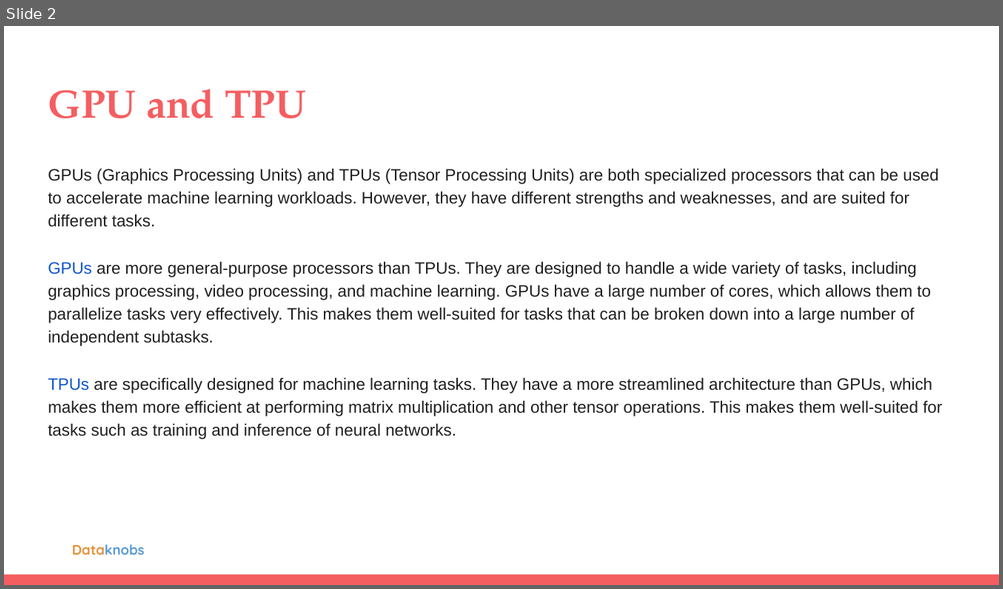
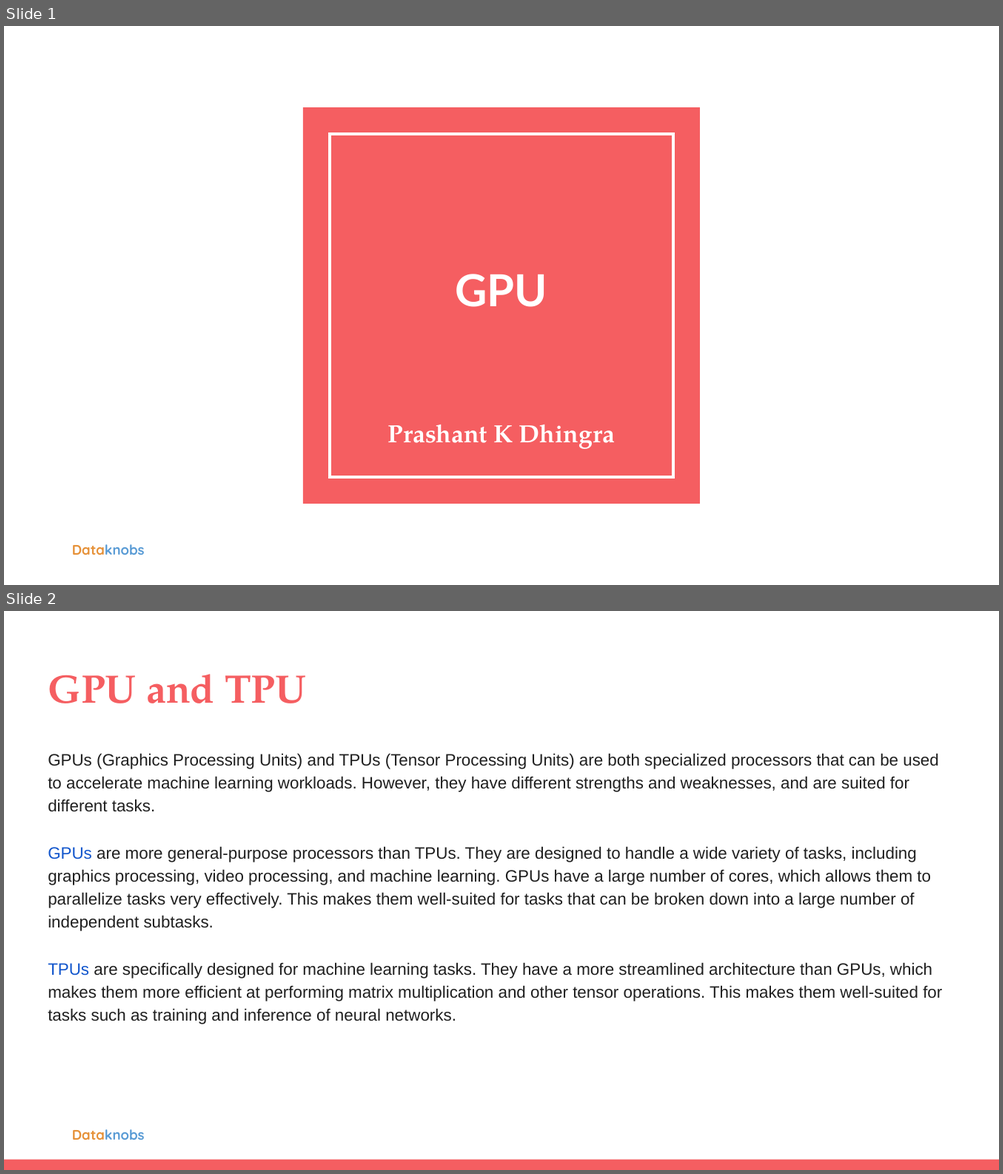
Before and after one commit to kreatewebsite/topkreate_kreatewebsite, a slide deck: input/content/gpu-vs-tpu-llms.pptx. Shown one above the other, each under a label of ours: slide 2 before the commit, slides 1 and 2 after it. The pictures are 1003x589 and 1003x1174 pixels, drawn with LibreOffice and Linux fonts; fonts in the diff are those of the drawing; background and template pictures are left out. Boxes give left, top, right and bottom in pixels: in the first picture for what was removed or moved away, otherwise in the second. Text is boxed around its words. In the diff, an @@ line names an element or a change of style, - is before the commit and + after.

```diff
--- a/input/content/gpu-vs-tpu-llms.pptx
+++ b/input/content/gpu-vs-tpu-llms.pptx
@@ slide 1 added at (x1=4, y1=26, x2=999, y2=585), background #FFFFFF; not listed: 1 template element that a slide beside it also shows @@
@@ rectangle added at (x1=304, y1=107, x2=700, y2=504), fill #F55E61 @@
@@ rectangle added at (x1=329, y1=134, x2=672, y2=477), outline #FFFFFF 2.25 pt @@
@@ title added at (x1=455, y1=274, x2=548, y2=307), 32 pt, text #FFFFFF, bold @@
+GPU
@@ subtitle added at (x1=388, y1=425, x2=614, y2=449), 18 pt, text #FFFFFF, bold @@
+Prashant K Dhingra
```
Also in this commit, not shown: 1 slide changed, 11 other slides added, 1 slide removed, 4 other files.
